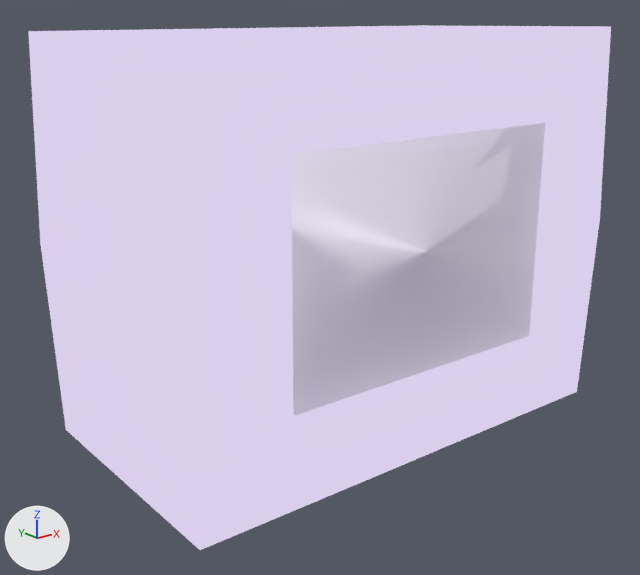
One commit to the Blender file produccion/sets/set1.blend: the scene before it, then after it.
Camera for both pictures: a 50 mm lens placed at (-0.48, -0.602, 0.184), pointed at (0.005, 0.005, -0.058). Arrows for +X, +Y and +Z are at lower left; the lights stay in place. The same objects are shown in both versions, whatever each file hides.

Script lines for the objects in view, before the commit:
```python
me_cube_002 = bpy.data.meshes.new('Cube.002')
me_cube_002.from_pydata(...)  # 36 vertices, 34 faces; spans x -0.222..0.222, y -0.149..0.213, z -0.171..0.171
me_cube_002.polygons.foreach_set('use_smooth', [True] * 34)
# faces by material slot: [2, 32]
me_cube_002.materials.append(mat_tvscreen)
me_cube_002.materials.append(mat_material_002)
ob_tv_002 = bpy.data.objects.new('TV.002', me_cube_002)
ob_tv_002.location = (0.0, 0.0, 0.0)
```
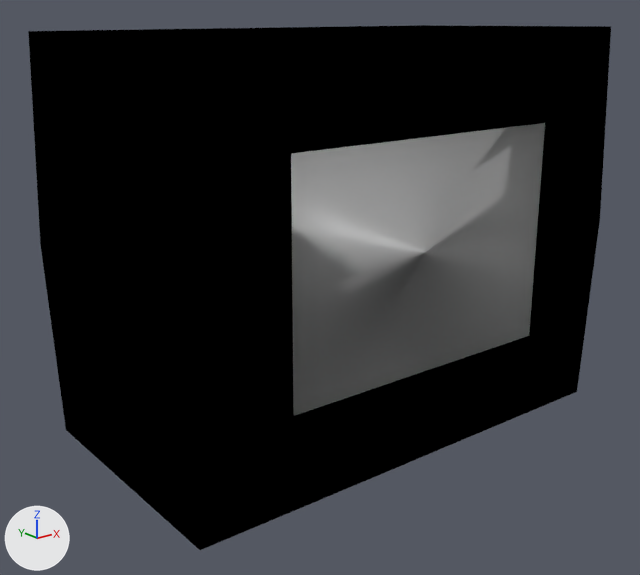
Edits to the bpy script that builds the scene:
```text
Add mat_material_003:
    mat_material_003 = bpy.data.materials.new('Material.003')
    # nodes: OutputMaterial, ValToRGB
    # colours: light grey #dadada, black #000000, dark grey #636363, grey #898989, grey #a5a5a5, grey #bcbcbc, light grey #cfcfcf, light grey #e1e1e1
Change me_cube_002:
    where me_cube_002.from_pydata(...)  # 36 vertices, 34 faces; spans x -0.222..0.222, y -0.149..0.213, z -0.171..0.171
    used by ob_tv_002; location = (0.0, 0.0, 0.0)
    me_cube_002 part 1: all 32 faces that had it switch from mat_material_002 to mat_material_003
```

Pixel boxes [x1, y1, x2, y2] of what changed, in the pictures (640 x 575 px):
part 1 of me_cube_002, recoloured: before [28, 25, 611, 550]
